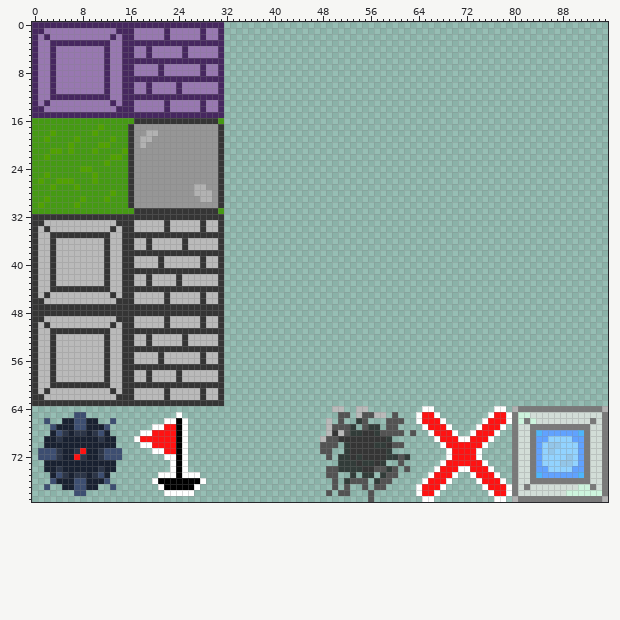
One commit to this sprite sheet: assets/sprites/tileset.png. The picture above is the old version.
The file is 96x80 pixels. Colours within 5 levels of each other are drawn and written as one.
The same view after the edit:
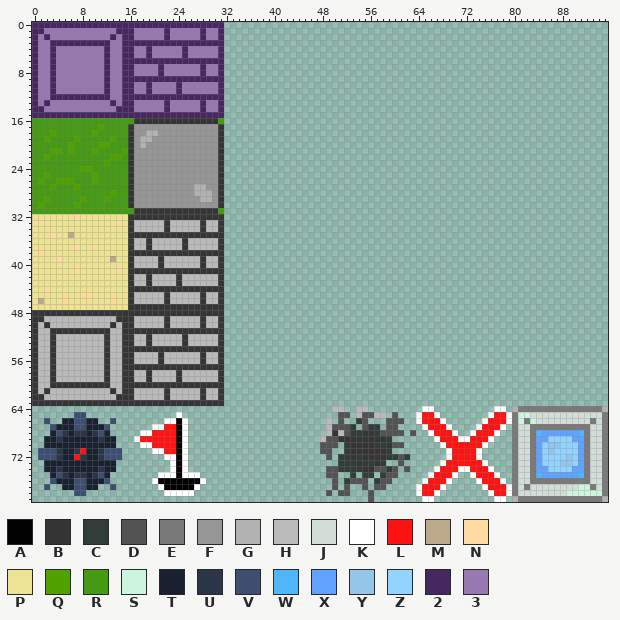
Palette (. is transparent): A #000000  B #353535  C #323c39  D #535353  E #797979  F #969696  G #b2b2b2  H #bababa  J #d2ddd7  K #ffffff  L #ff1212  M #bca88a  N #ffdba2  P #ece395  Q #51a200  R #459a13  S #cdf4dd  T #192131  U #2c3547  V #3d4e71  W #4fb6fb  X #61a2ff  Y #93c6e9  Z #92d3ff  2 #46275f  3 #9878b1
The exact change:
Changed rows in their new state; - is an unchanged pixel.
first column x 0:
32 PPPPPPPNPPPPPPPP
33 PNPPPPPPPPPPPPNP
34 PPPPPPPPPPPPPPPP
35 PPPNPPMPPPPPPPPP
36 PPPPPPPPPPPPPPPP
37 PPPPPPPNPPNPPPPP
38 PNPPPPPPPPPPPPPP
39 PPPPNPPPPPPPPMPP
40 PPPPPPPPPPPPPPPP
41 PPPPPPPNPPPPPPNP
42 PPPPPPPPPPPPPPPP
43 PPPPPPPPPPPPPPPP
44 PPNPPPPPPPPPPPPP
45 PPPPPPPPPNPPPPPP
46 PMPPPNPPPPPPPNPP
47 PPPPPPPPPPPPPPPP
